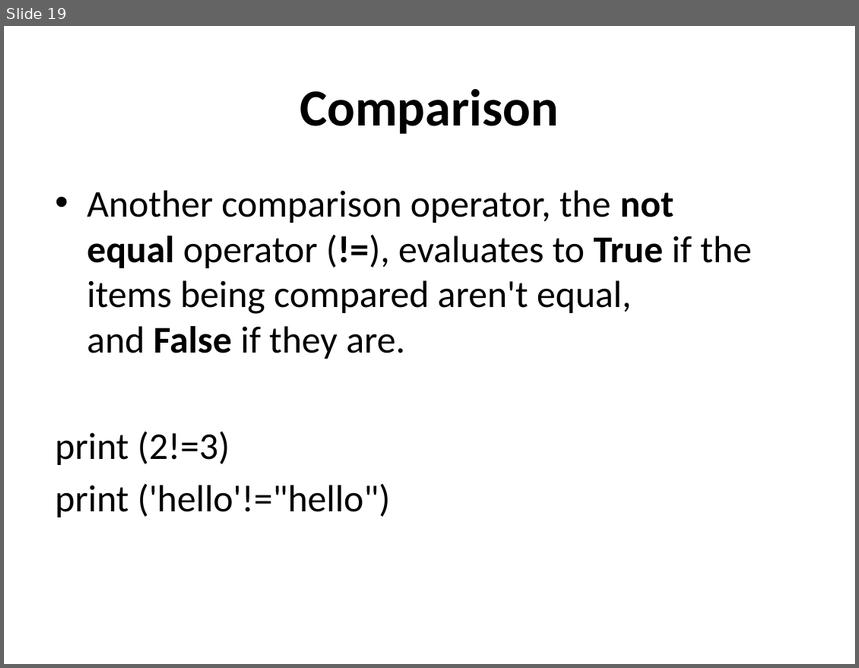
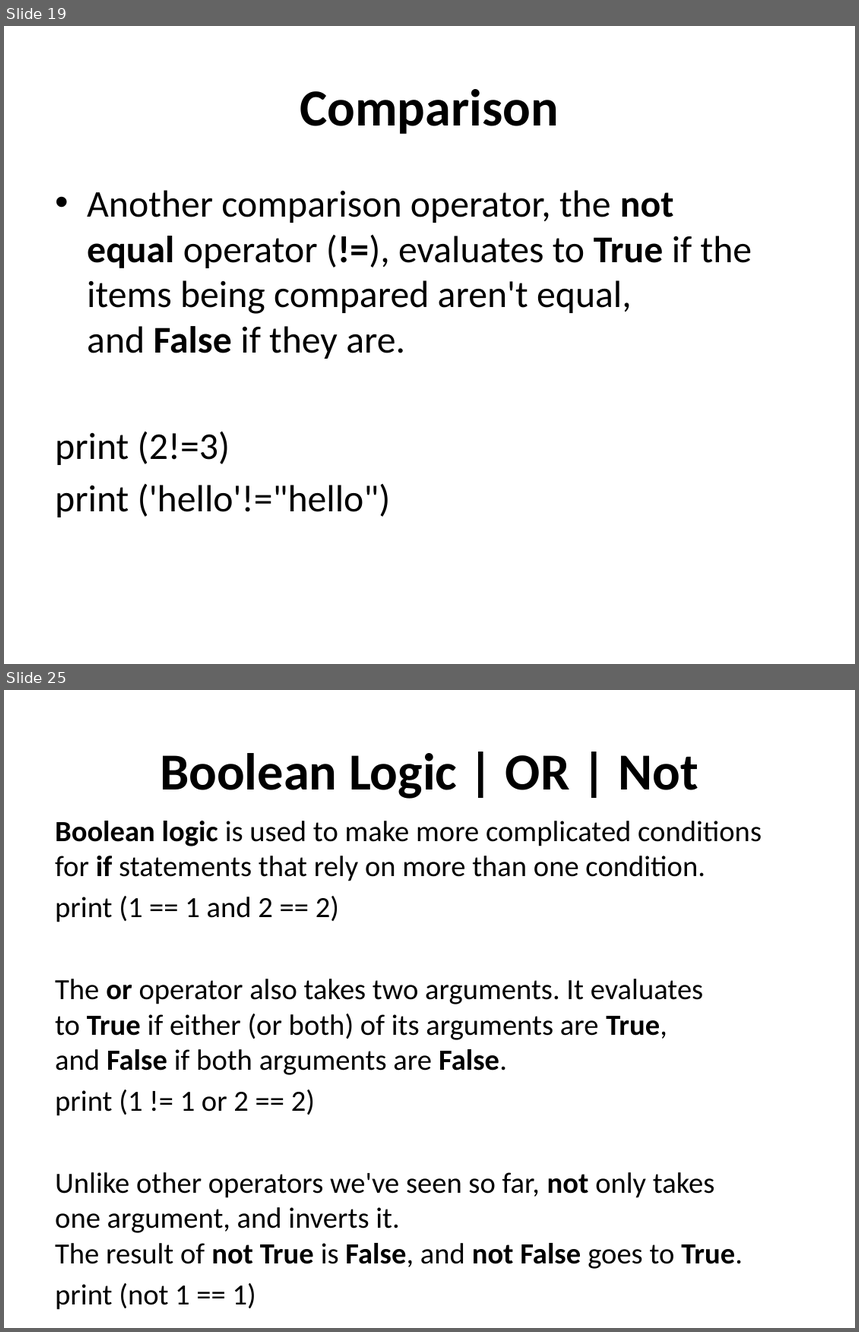
Before and after one commit to sip11/python, a slide deck: What is Python.pptx. Shown one above the other, each under a label of ours: slide 19 before the commit, slides 19 and 25 after it; the slides between them are not shown. The pictures are 859x668 and 859x1332 pixels, drawn with LibreOffice and Linux fonts; fonts in the diff are those of the drawing. Boxes give left, top, right and bottom in pixels: in the first picture for what was removed or moved away, otherwise in the second. Text is boxed around its words. In the diff, an @@ line names an element or a change of style, - is before the commit and + after.

```diff
--- a/What is Python.pptx
+++ b/What is Python.pptx
@@ slide 25 added at (4, 690, 855, 1328), background #FFFFFF @@
@@ title added at (160, 753, 699, 799), 44 pt, text #000000, bold @@
+Boolean Logic | OR | Not
@@ text added at (55, 821, 762, 1269), 24.8 pt, text #000000 @@
+Boolean logic is used to make more complicated conditions for if statements that rely on more than one condition.
+print (1 == 1 and 2 == 2)
+The or operator also takes two arguments. It evaluates to True if either (or both) of its arguments are True, and False if both arguments are False.
+print (1 != 1 or 2 == 2)
+Unlike other operators we've seen so far, not only takes one argument, and inverts it.
+The result of not True is False, and not False goes to True.
+print (not 1 == 1)
```
Also in this commit, not shown: 2 slides changed, 31 other slides added.
